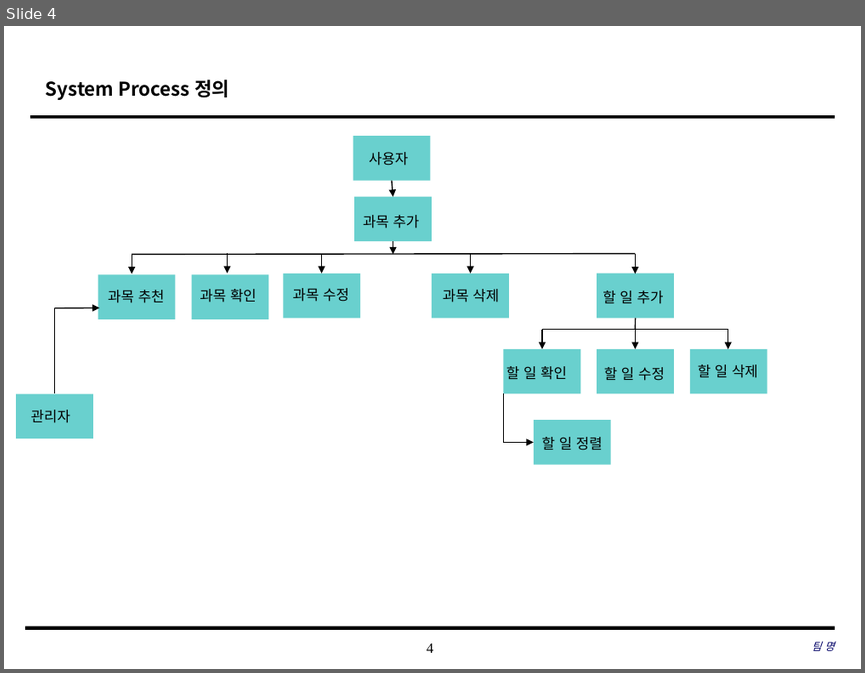
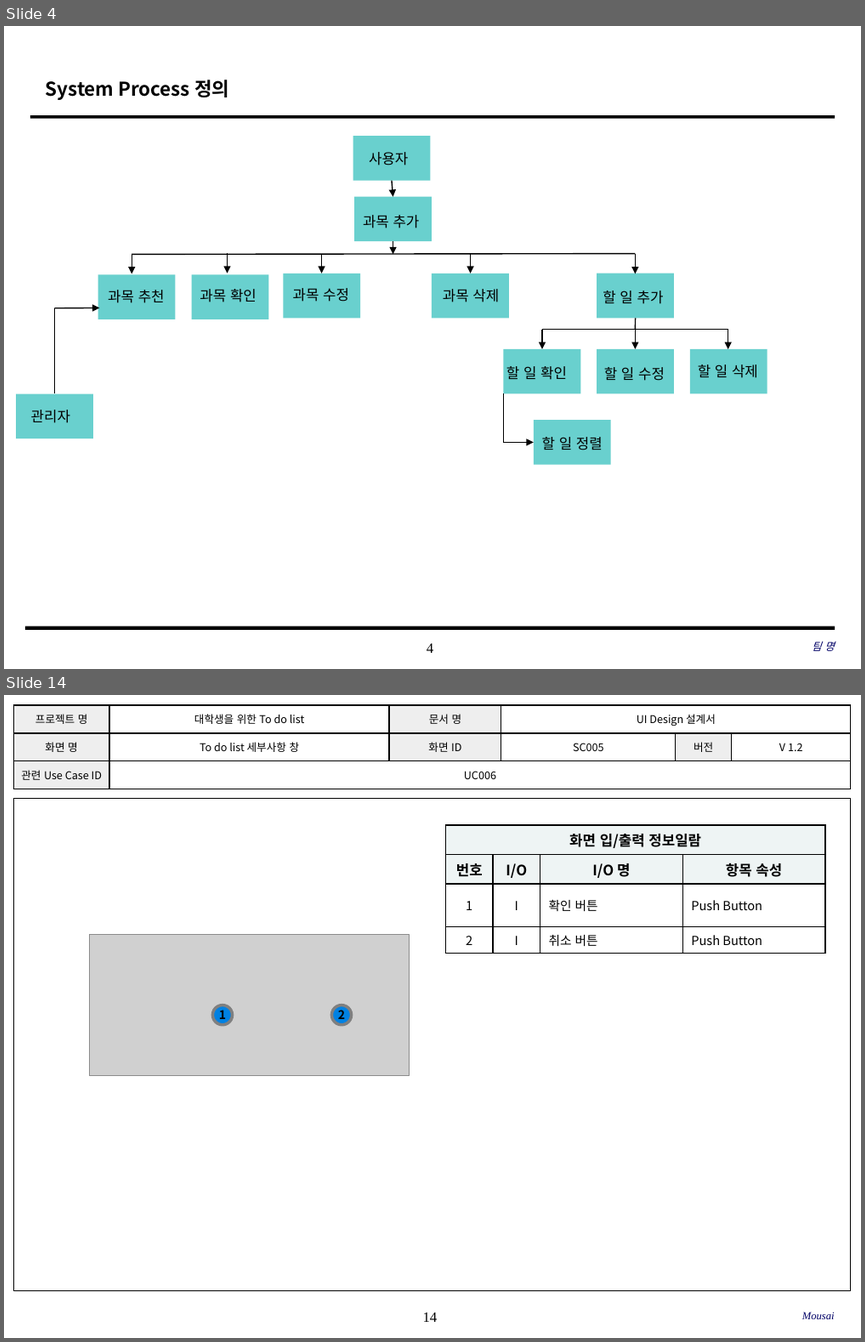
Before and after one commit to SE-admin/SE2017_2_mousai, a slide deck: doc/3_ 설계서/UI Design Template.pptx. Shown one above the other, each under a label of ours: slide 4 before the commit, slides 4 and 14 after it; the slides between them are not shown. The pictures are 865x673 and 865x1342 pixels, drawn with LibreOffice and Linux fonts; fonts in the diff are those of the drawing; grey boxes stand for pictures; background and template pictures are left out. Boxes give left, top, right and bottom in pixels: in the first picture for what was removed or moved away, otherwise in the second. Text is boxed around its words. In the diff, an @@ line names an element or a change of style, - is before the commit and + after.

Commit message:
유아이다이어그램 20170525_01_최소영(확인만함 수정x)

```diff
--- a/doc/3_ 설계서/UI Design Template.pptx
+++ b/doc/3_ 설계서/UI Design Template.pptx
@@ slide 14 added at box(4, 695, 861, 1338), background #FFFFFF; not listed: 1 template element that a slide beside it also shows @@
@@ table added at box(13, 705, 850, 789), 3 rows, 6 columns @@
+프로젝트 명 | 대학생을 위한 To do list | 문서 명 | UI Design 설계서 |  | 
+화면 명 | To do list 세부사항 창 | 화면 ID | SC005 | 버전 | V 1.2
+관련 Use Case ID | UC006 |  |  |  | 
@@ rectangle added at box(13, 798, 851, 1291), outline #000000 0.75 pt @@
@@ table added at box(445, 825, 824, 949), 4 rows, 4 columns @@
+화면 입/출력 정보일람 |  |  | 
+번호 | I/O | I/O 명 | 항목 속성
+1 | I | 확인 버튼 | Push Button
+2 | I | 취소 버튼 | Push Button
@@ picture added at box(89, 934, 409, 1076) @@
@@ ellipse added at box(212, 1005, 232, 1025), fill #0081E2, outline #808080 2.5 pt, 10 pt, text #000000, bold @@
+1
@@ ellipse added at box(331, 1005, 351, 1025), fill #0081E2, outline #808080 2.5 pt, 10 pt, text #000000, bold @@
+2
@@ text added at box(802, 1311, 834, 1319), 9 pt, text #000066, italic @@
+Mousai
```
Also in this commit, not shown: 4 slides changed, 13 other slides added.
